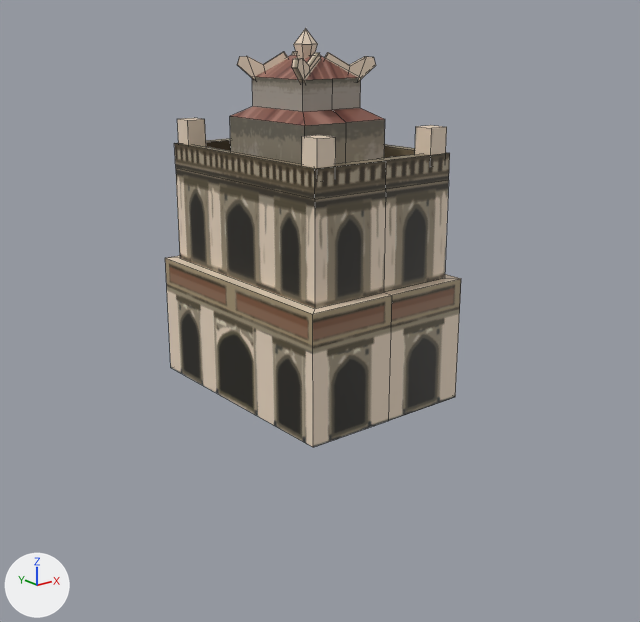
One commit to the FBX model Assets/Assets/Environments/Meshes/Buildings/SM_TurtleTower_01.fbx: the scene before it, then after it.
Rendered twice from a 50 mm lens placed at (-12.01, -15.5, 7.88), pointed at (-0.07, -0.57, 1.91). The axes (+X, +Y, +Z) are drawn at lower left. The lights are the same throughout. The first picture is the older version. Mesh edges are drawn as thin lines. Where no turn or scale is listed for an object, it has been applied to the vertices.

Objects in the first picture: 'SM_TurtleTower_01'.
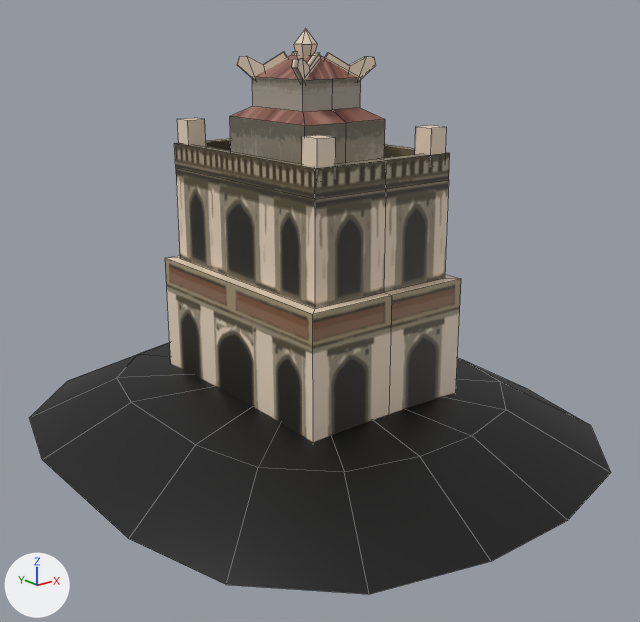
Changed parts and their boxes (x1, y1, x2, y2) in the pictures (640 x 622 px):
'SM_TurtleTower_01', reshaped (96% wider, 35% taller): before (165, 28, 461, 447); after (29, 28, 611, 594)
part 1 of me_plane, added: after (29, 342, 611, 594)

The change, as a diff of the scene's bpy script:
```diff
--- a/Assets/Assets/Environments/Meshes/Buildings/SM_TurtleTower_01.fbx.py
+++ b/Assets/Assets/Environments/Meshes/Buildings/SM_TurtleTower_01.fbx.py
@@ me_plane @@
 # used by ob_sm_turtletower_01; location = (0.0, 0.0, 0.0)
-me_plane.from_pydata(...)  # 177 vertices, 152 faces; spans x -2.06..2.06, y -2.84..2.84, z 0.0..7.99
+me_plane.from_pydata(...)  # 210 vertices, 184 faces; spans x -5.77..5.77, y -6.71..6.71, z -1.03..7.99
+# me_plane part 1: a new loose piece of 33 vertices spanning x -5.77..5.77, y -6.71..6.71, z -1.03..0.32, in mat_m_cathedral (picture img_t_buildings_packed_png)
 me_plane.materials.append(mat_m_cathedral)
```
